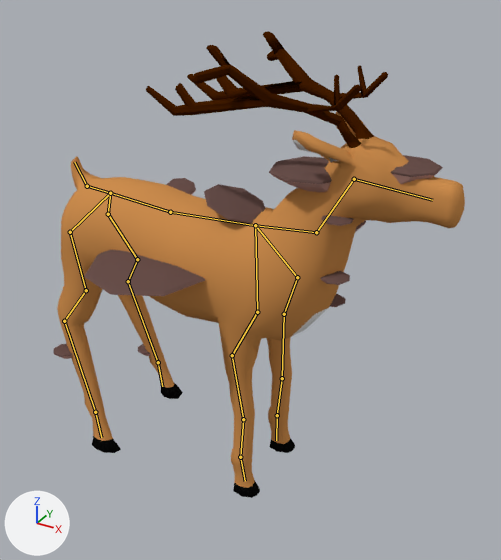
Before and after pictures for a commit that changed the Blender file Amelia Blume/Assets/Meshes/Animals/Deer_Infected_v2.blend.
Rendered twice from a 50 mm camera at (199.0, -260.0, 267.0) aimed at (45.0, 3.0, 112.0). Every picture has the same lights, and +X, +Y and +Z are marked at lower left. The bones that bend it are drawn over the model as lines.

In view in the first picture: 'Deer'.
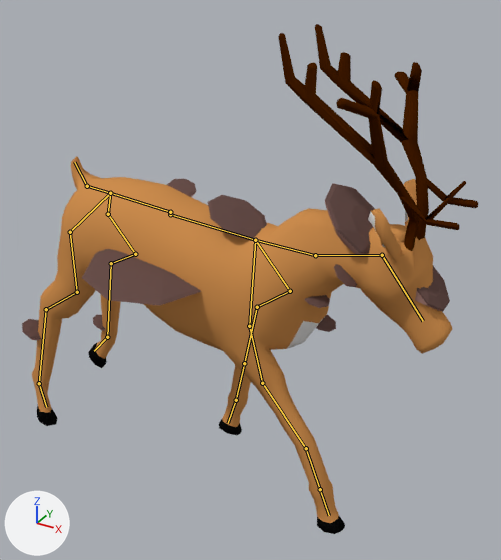
The newer file adds an action. The first version stands in its rest pose; the second is drawn at frame 61 of the action 'Charge Up'.

Pixel boxes [x1, y1, x2, y2] of what changed, in the pictures (501 x 560 px):
'Deer', posed (11% wider, 9% taller)
    before: [53, 31, 465, 498]
    after: [22, 24, 478, 534]
bone 'chest', root to tip
    before: (170, 212) to (255, 225)
    after: (170, 214) to (255, 240)
bone 'foot.front.R', root to tip
    before: (240, 457) to (245, 481)
    after: (320, 489) to (329, 515)
bone 'neck.upper', root to tip
    before: (316, 232) to (354, 179)
    after: (315, 255) to (382, 255)
bone 'foot.front.L', root to tip
    before: (277, 415) to (276, 440)
    after: (236, 400) to (228, 423)
bone 'foot.hind.R', root to tip
    before: (95, 412) to (101, 437)
    after: (39, 383) to (46, 407)
bone 'foot.hind.L', root to tip
    before: (158, 362) to (162, 386)
    after: (107, 337) to (94, 351)

What the commit changed:
Bone 'chest' (bone_chest) moves from (0.0, 0.0, 0.0) to (1.4, -0.2, 0.0).
Bone 'chest' (bone_chest) turns from (0, 0, 0) to (0, 0, -7) degrees about its own x, y and z.
Bone 'foot.front.R' (bone_foot_front_r) turns from (0, 0, 0) to (-8, -6, -4) degrees about its own x, y and z.
Bone 'neck.upper' (bone_neck_upper) turns from (0, 0, 0) to (39, 0, 0) degrees about its own x, y and z.
Bone 'foot.front.L' (bone_foot_front_l) turns from (0, 0, 0) to (-11, -4, -11) degrees about its own x, y and z.
Bone 'leg.front.upper.IK.R' (bone_leg_front_upper_ik_r) moves from (0.0, 0.0, 0.0) to (0.0, 37.6, 0.0).
Bone 'foot.hind.R' (bone_foot_hind_r) turns from (0, 0, 0) to (36, 31, 15) degrees about its own x, y and z.
Bone 'foot.hind.L' (bone_foot_hind_l) turns from (0, 0, 0) to (-22, -3, -6) degrees about its own x, y and z.
Bone 'leg.hind.upper.IK.R' (bone_leg_hind_upper_ik_r) moves from (0.0, 0.0, 0.0) to (-6.5, 12.9, 0.0).
Bone 'leg.front.lower.IK.R' (bone_leg_front_lower_ik_r) moves from (0.0, 0.0, 0.0) to (0.0, -45.9, 0.0).
Bone 'leg.hind.lower.IK.R' (bone_leg_hind_lower_ik_r) moves from (0.0, 0.0, 0.0) to (0.0, -43.6, -4.0).
Bone 'leg.front.lower.pole.R' (bone_leg_front_lower_pole_r) moves from (0.0, 0.0, 0.0) to (-8.4, 0.0, 38.3).
Bone 'leg.hind.lower.pole.R' (bone_leg_hind_lower_pole_r) moves from (0.0, 0.0, 0.0) to (-2.9, 0.0, -15.1).
Bone 'leg.front.upper.IK.L' (bone_leg_front_upper_ik_l) moves from (0.0, 0.0, 0.0) to (0.0, -23.6, 0.0).
Bone 'leg.hind.upper.IK.L' (bone_leg_hind_upper_ik_l) moves from (0.0, 0.0, 0.0) to (-2.7, 8.9, 1.3).
Bone 'leg.front.lower.IK.L' (bone_leg_front_lower_ik_l) moves from (0.0, 0.0, 0.0) to (0.0, 27.3, 0.0).
Bone 'leg.hind.lower.IK.L' (bone_leg_hind_lower_ik_l) moves from (0.0, 0.0, 0.0) to (0.0, -40.8, -6.3).
Bone 'leg.front.lower.pole.L' (bone_leg_front_lower_pole_l) moves from (0.0, 0.0, 0.0) to (0.0, 0.0, 39.4).
Bone 'leg.front.upper.pole.L' (bone_leg_front_upper_pole_l) moves from (0.0, 0.0, 0.0) to (-10.8, 0.0, 0.0).
Bone 'leg.hind.lower.pole.L' (bone_leg_hind_lower_pole_l) moves from (0.0, 0.0, 0.0) to (-3.8, 0.0, 0.0).
Bone 'leg.hind.upper.pole.L' (bone_leg_hind_upper_pole_l) moves from (0.0, 0.0, 0.0) to (39.2, 0.0, 0.0).
